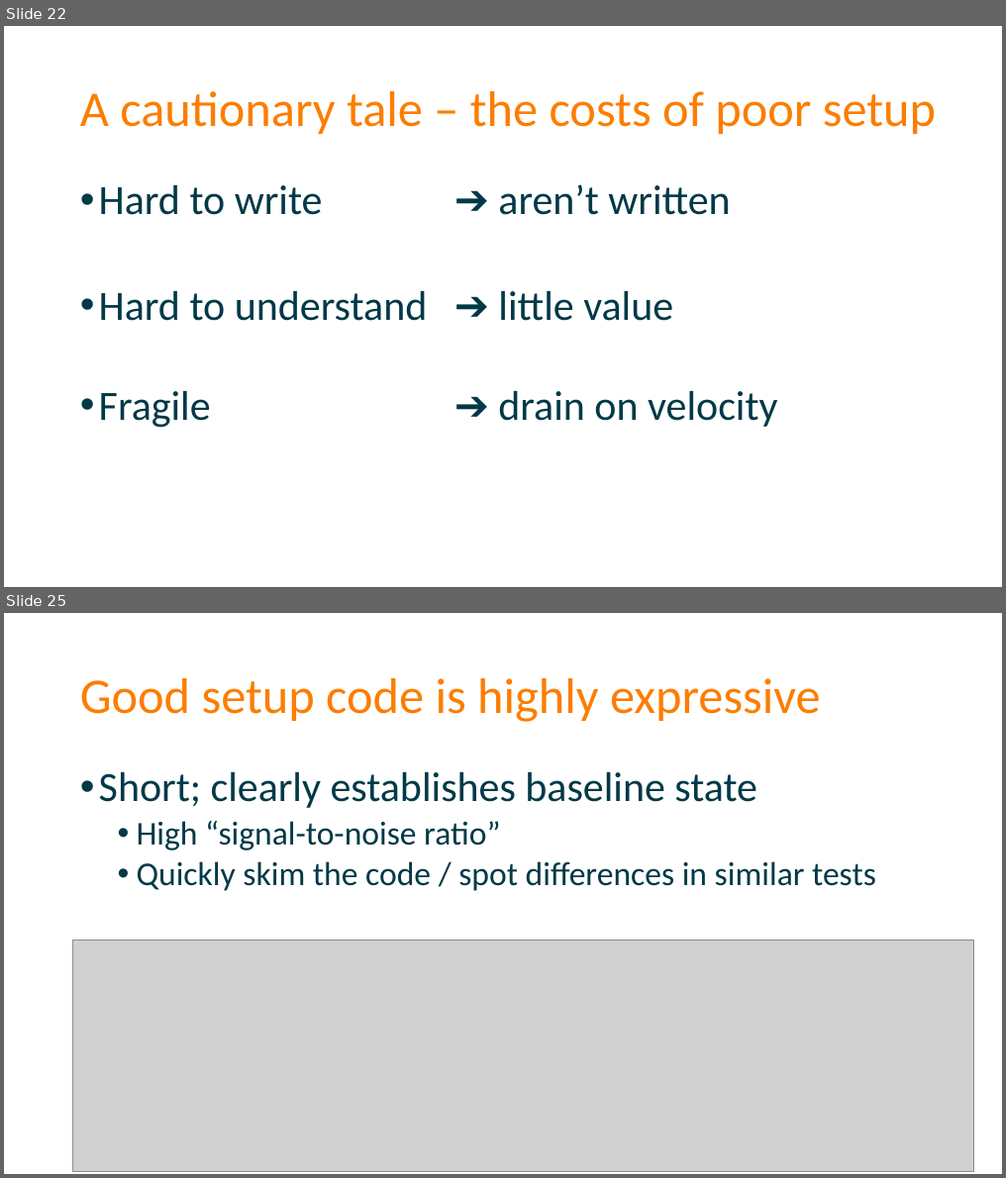
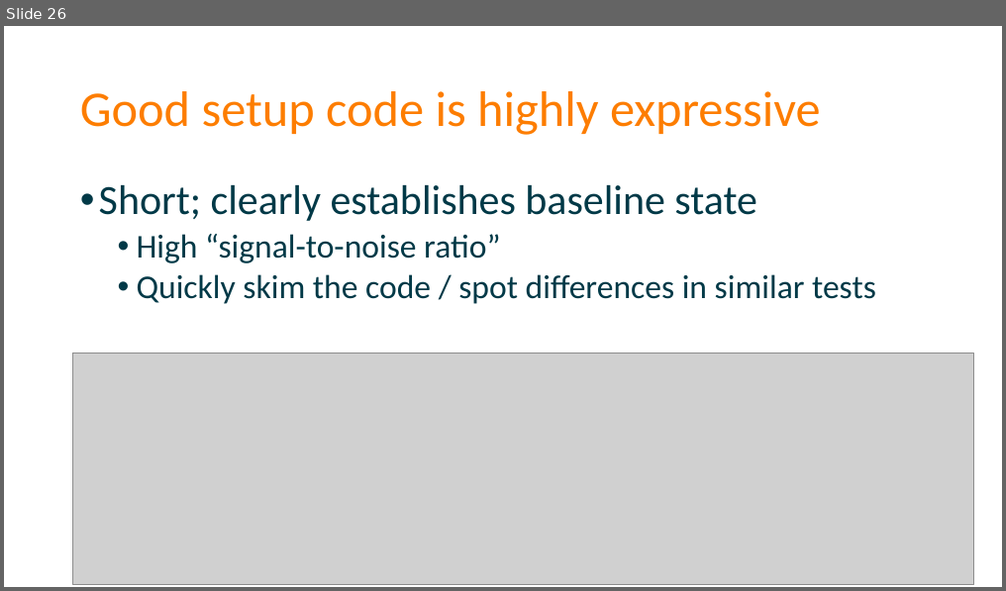
Before and after one commit to spetryjohnson/Talk-Patterns_of_Effective_Test_Setup, a slide deck: POETS - CodeMash 2017.pptx. Shown one above the other, each under a label of ours: slides 22 and 25 before the commit, slide 26 after it; the slides between them are not shown. The pictures are 1006x1178 and 1006x591 pixels, drawn with LibreOffice and Linux fonts; fonts in the diff are those of the drawing; grey boxes stand for pictures. Boxes give left, top, right and bottom in pixels: in the first picture for what was removed or moved away, otherwise in the second. Text is boxed around its words. In the diff, an @@ line names an element or a change of style, - is before the commit and + after.

```diff
--- a/POETS - CodeMash 2017.pptx
+++ b/POETS - CodeMash 2017.pptx
@@ slide 22 removed at <box>4,26,1002,587</box>, background #FFFFFF @@
@@ title removed at <box>80,91,936,134</box> @@
-A cautionary tale – the costs of poor setup
@@ text removed at <box>99,184,777,428</box> @@
-• Hard to write ➔ aren’t written
-• Hard to understand ➔ little value
-• Fragile ➔ drain on velocity
@@ what was slide 25 is now slide 26 @@
```
Also in this commit, not shown: 9 slides changed, 7 slides added, 5 other slides removed, 2 other files.
